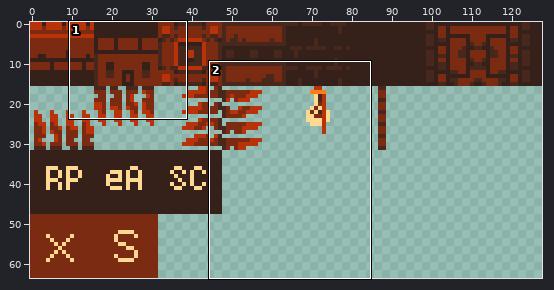
Sprite sheet -- imgs/tiles.png. The first picture is a wide view before the edit; the outline marks the close-up.
Close-up. Before the commit:
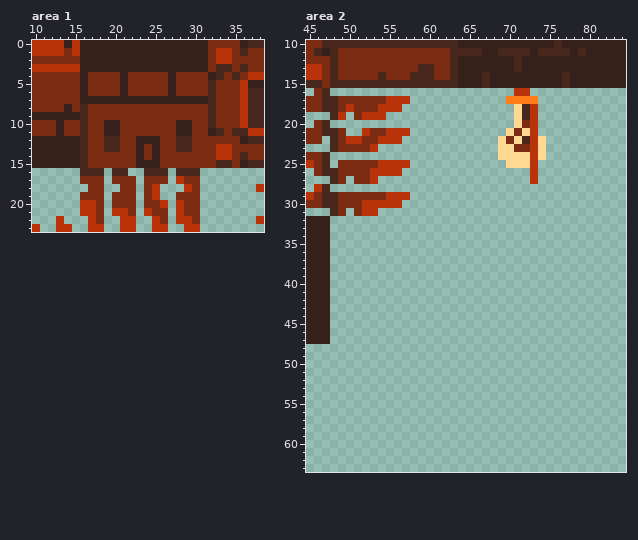
The file is 128x64 pixels. Shown: area 1: x 10..38, y 0..23; area 2: x 45..84, y 10..63. The commit also changed other parts of the picture, which this record leaves out.
And afterwards:
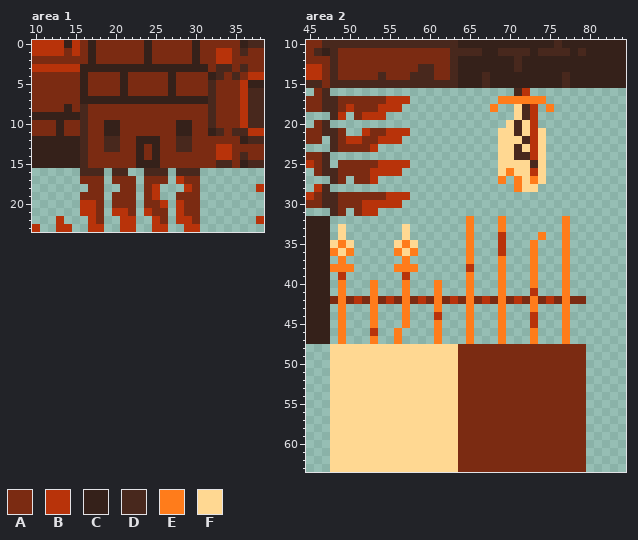
Palette (. is transparent): A #7b2b12  B #b8330a  C #35211a  D #48281d  E #ff7c1b  F #ffd892
Diff:
Area 1:
The author changed colour C to colour A in rows 0 to 2 at x 16, 18 to 23, 25 to 29 and 31.
Area 2:
Colour A now appears in row 42 at x 48, 50, 52, 54, 56, 58, 60, 62, 64, 66, 68, 70, 72, 74, 76 and 78 to 79; in rows 48 to 63 at x 64 to 79.
Colour B now appears in rows 34 to 36 at x 69; in row 38 at x 65; in row 39 at x 49 and 57; in row 41 at x 73; in row 42 at x 51, 55, 59, 63, 67, 71 and 75; in row 44 at x 61 and 73.
Colour B now appears in row 45 at x 73; in row 46 at x 53.
The author changed colour A to colour D in row 21 at x 71; in row 23 at x 71.
The author changed colour B to colour D in row 16 at x 71; in row 25 at x 73.
The author changed colour F to colour D in row 20 at x 71; in row 24 at x 71 to 72.
Colour E now appears in row 17 at x 69 and 74; in row 18 at x 68 and 75; in row 26 at x 70; in row 27 at x 69 and 71; in row 28 at x 71; in rows 32 to 33 at x 65, 69 and 77.
Colour E now appears in row 34 at x 65, 74 and 77; in row 35 at x 49, 57, 65, 73 and 77; in row 36 at x 48, 50, 56, 58, 65, 73 and 77; in row 37 at x 49, 57, 65, 69, 73 and 77; in row 38 at x 48 to 50, 56 to 58, 69, 73 and 77; in row 39 at x 65, 69, 73 and 77.
Colour E now appears in row 40 at x 49, 53, 57, 61, 65, 69, 73 and 77; in row 41 at x 49, 53, 57, 61, 65, 69 and 77; in rows 42 to 43 at x 49, 53, 57, 61, 65, 69, 73 and 77; in row 44 at x 49, 53, 57, 65, 69 and 77; in row 45 at x 49, 53, 57, 61, 65, 69 and 77; in row 46 at x 49, 56, 61, 65, 69, 73 and 77.
Colour E now appears in row 47 at x 49, 53, 56, 61, 65, 69, 73 and 77.
The author changed colour B to colour E in row 27 at x 73.
Colour F now appears in row 20 at x 70; in row 21 at x 69 and 74; in row 25 at x 69 and 74; in row 26 at x 69, 71 to 72 and 74; in row 27 at x 72 and 74; in row 28 at x 72 to 73.
Colour F now appears in rows 33 to 34 at x 49 and 57; in row 35 at x 48, 50, 56 and 58; in row 36 at x 49 and 57; in rows 48 to 63 at x 48 to 63.
The author changed colour A to colour F in row 20 at x 72; in row 22 at x 70; in row 23 at x 72.
Where, in picture pixels (left, top, right, bottom), the same in both close-ups:
changed: (80, 40, 208, 64)
changed: (330, 88, 586, 472)
